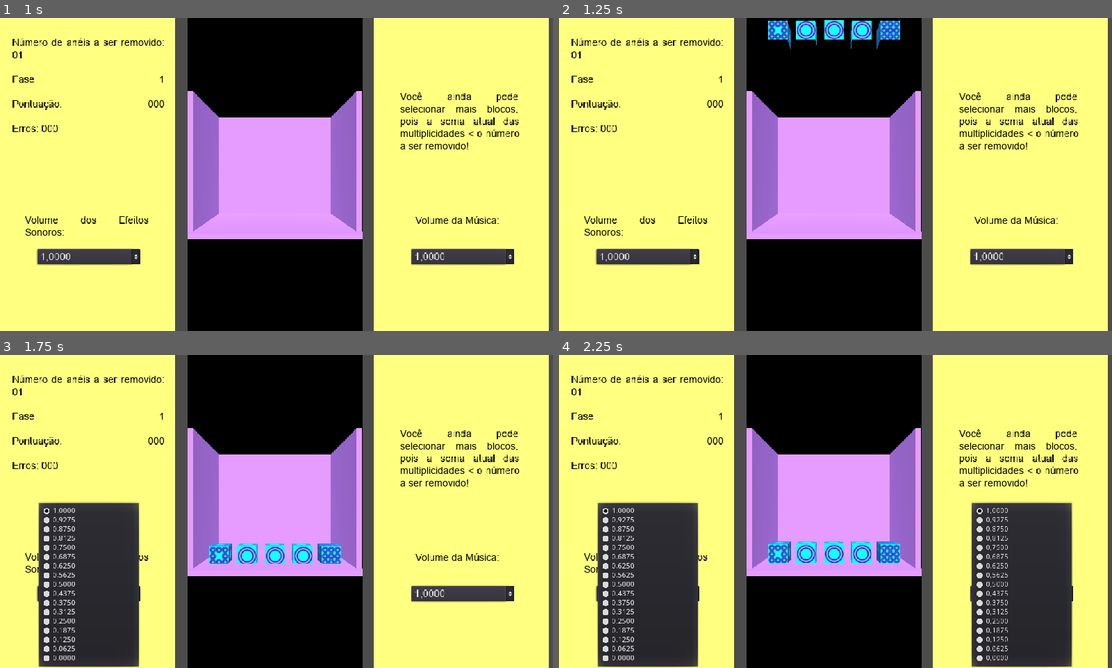
Above: before the commit, frames 1-4 (two rows, left to right).
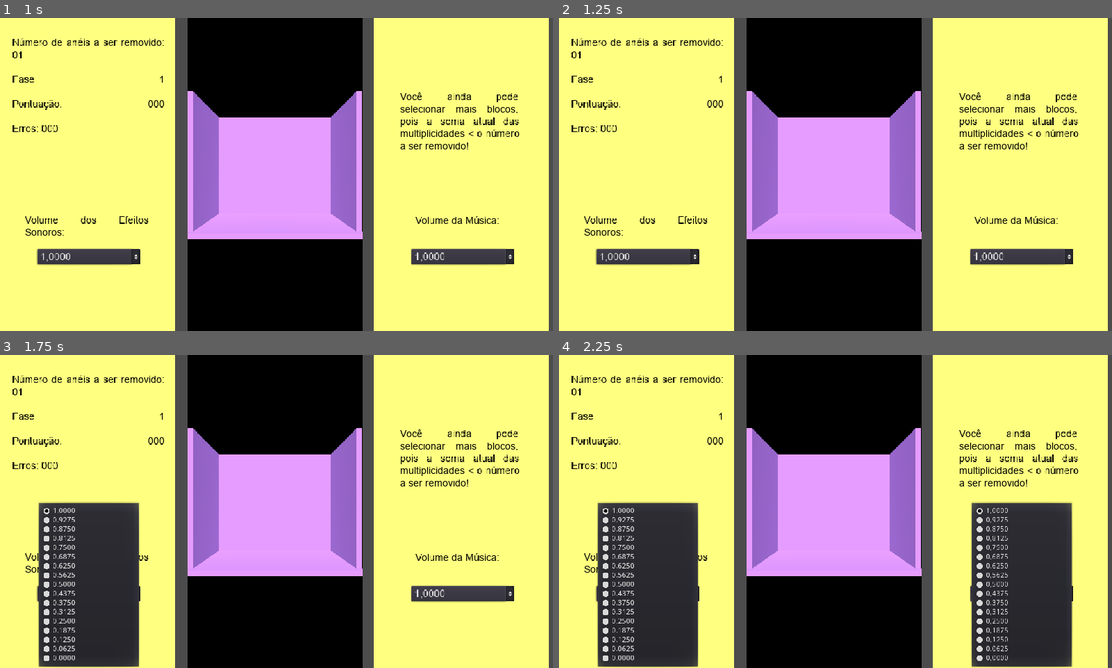
Above: after the commit, the same moments.

Repository: tautologias345/math_blocks
Game: Godot game, scene res://scenes/Menu.tscn
Two runs of this game, one before a commit and one after it. Both use one fixed random seed, a clock stepped at 60 frames per second and the inputs below.
Inputs:
- Up to frame 1 (1 s): click "Jogar" at 0.5 s
- Up to frame 2 (1.25 s): no input
- Up to frame 3 (1.75 s): click "1,0000" at 1.25 s
- Up to frame 4 (2.25 s): click "1,0000" at 2 s

Frame 1 is identical in both runs. In frame 2, 1.2% of the frame differs, in the area x 37-62%, y 0-10%; in frame 3, 1.2%; in frame 4, 1.4%, in the area x 37-62%, y 59-67%.

Commit message:
Atualizando

Diff:
--- a/scripts/Jogo.gd
+++ b/scripts/Jogo.gd
@@ -22,6 +22,7 @@
 var erros = 0
 var info_text = "" #alterar a informação do jogo com a formatação adequada
 
+
 # entra na cena
 # Called when the node enters the scene tree for the first time.
 func _ready():
@@ -29,11 +30,6 @@
 	var contador = 0
 	while contador < 25:
 		get_node(nodos[contador]).blocos_queda.append_array([0, 1, 2, 3, 4])
-		contador += 1
-	contador = 0
-	while contador < 25:
-		if contador in get_node(nodos[contador]).blocos_queda:
-			get_node(nodos[contador]).mode = RigidBody.MODE_RIGID
 		contador += 1
 	var materiais = []
 	contador = 0
@@ -139,6 +135,15 @@
 			else:
 				info_text = "Número de anéis a ser removido: " + str(numero_aneis_requerido) + "\n\nFase " + str(fase) + "\n\nPontuação: " + str(pontuacao) + "\n\nErros: " + str(erros)
 	get_node("/root/ViewportTriplo/CanvasLayer/GridContainer/ViewportContainer1/Viewport1/FundoEsq/Info").set_text(info_text)
+	var contador1 = 0
+	var contador2 = 0
+	while contador1 < 25:
+		while get_node(nodos[contador1]).blocos_queda.size() > 5:
+			get_node(nodos[contador1]).blocos_queda.remove(5)
+		if contador2 in get_node(nodos[contador1]).blocos_queda:
+			get_node(nodos[contador2]).mode = RigidBody.MODE_RIGID
+		contador1 += 1
+		contador2 += 1
 
 
 # ordena um vetor aleatoriamente
@@ -229,45 +234,48 @@
 # chamado quando o jogador pressiona qualquer controle
 func _input(event):
 	if event is InputEventMouseButton && event.is_pressed() && event.button_index == BUTTON_LEFT && get_node("/root/Viewpo …(357 unchanged characters)…
+		var contador = 0
 		if get_node(self.caminho_borda_verde).visible:
 			get_node("/root/ViewportTriplo/CanvasLayer/GridContainer/ViewportContainer1/Viewport1/FundoEsq/SFXStream").stream = load("res://sfx/desseleciona um bloco.ogg")
 			get_node("/root/ViewportTriplo/CanvasLayer/GridContainer/ViewportContainer1/Viewport1/FundoEsq/SFXStream").play()
 			get_node(self.caminho_borda_verde).hide()
-			numero_aneis_selecionados -= self.multiplicidade
+			while contador < 25:
+				get_node(nodos[contador]).numero_aneis_selecionados -= self.multiplicidade
+				contador += 1
 		else:
 			get_node("/root/ViewportTriplo/CanvasLayer/GridContainer/ViewportContainer1/Viewport1/FundoEsq/SFXStream").stream = load("res://sfx/seleciona um bloco.ogg")
 			get_node("/root/ViewportTriplo/CanvasLayer/GridContainer/ViewportContainer1/Viewport1/FundoEsq/SFXStream").play()
 			get_node(self.caminho_borda_verde).show()
-			numero_aneis_selecionados += self.multiplicidade
+			while contador < 25:
+				get_node(nodos[contador]).numero_aneis_selecionados += self.multiplicidade
+				contador += 1
 		if numero_aneis_selecionados > numero_aneis_requerido: #caem imediatamente os blocos
 			get_node("/root/ViewportTriplo/CanvasLayer/GridContainer/ViewportContainer3/Viewport3/FundoDir/TimerResult").stop()
 			get_node(self.caminho_borda_verde).hide()
 			get_node("/root/ViewportTriplo/CanvasLayer/GridContainer/ViewportContainer1/Viewport1/FundoEsq/SFXStream").stream = load("res://sfx/caem blocos topo.ogg")
 			get_node("/root/ViewportTriplo/CanvasLayer/GridContainer/ViewportContainer1/Viewport1/FundoEsq/SFXStream").play()
-			var contador = 0
+			contador = 0
 			while contador < 25:
 				if get_node(nodos[contador]).pode_selecionar && get_node(nodos[contador]).linhas_inteiras():
-					if get_node(nodos[contador]).linha == 4:
+					if get_node(nodos[contador]).numero_linhas() == 4:
 						get_node(nodos[contador]).blocos_queda.clear()
 						get_node(nodos[contador]).blocos_queda.append_array([20, 21, 22, 23, 24])
-					elif get_node(nodos[contador]).linha == 3:
+					elif get_node(nodos[contador]).numero_linhas() == 3:
 						get_node(nodos[contador]).blocos_queda.clear()
 						get_node(nodos[contador]).blocos_queda.append_array([15, 16, 17, 18, 19])
-					elif get_node(nodos[contador]).linha == 2:
+					elif get_node(nodos[contador]).numero_linhas() == 2:
 						get_node(nodos[contador]).blocos_queda.clear()
 						get_node(nodos[contador]).blocos_queda.append_array([10, 11, 12, 13, 14])
-					elif get_node(nodos[contador]).linha == 1:
+					elif get_node(nodos[contador]).numero_linhas() == 1:
 						get_node(nodos[contador]).blocos_queda.clear()
 						get_node(nodos[contador]).blocos_queda.append_array([5, 6, 7, 8, 9])
 				contador += 1
 			contador = 0
 			while contador < 25:
-				if contador in get_node(nodos[contador]).blocos_queda:
-					get_node(nodos[contador]).mode = RigidBody.MODE_RIGID
-				contador += 1
-			erros += 1
-			numero_aneis_selecionados = 0
-			numero_aneis_requerido = randi() % 28 + 1 #número aleatório de 1 a 28
+				get_node(nodos[contador]).erros += 1
+				get_node(nodos[contador]).numero_aneis_selecionados = 0
+				get_node(nodos[contador]).numero_aneis_requerido = randi() % 28 + 1 #número aleatório de 1 a 28
+				contador += 1
 			get_node("/root/ViewportTriplo/CanvasLayer/GridContainer/ViewportContainer3/Viewport3/FundoDir/Result").text = "Que pena! Você selecionou blocos com a soma das multiplicidades > o número a ser removido! Então imediatamente o jogo adicionou mais blocos à tela!"
 			get_node("/root/ViewportTriplo/CanvasLayer/GridContainer/ViewportContainer1/Viewport1/FundoEsq/SFXStream").stream = load("res://sfx/erro selecao maior que requerido.ogg")
 			get_node("/root/ViewportTriplo/CanvasLayer/GridContainer/ViewportContainer1/Viewport1/FundoEsq/SFXStream").play()
@@ -279,7 +287,7 @@
 				get_node(self.caminho_borda_verde).hide()
 				self.translation = Vector3(0, 0, 0)
 				self.pode_selecionar = false
-			var contador = 0
+			contador = 0
 			while contador < 25:
 				get_node(nodos[contador]).blocos_queda.clear()
 				contador += 1
@@ -308,14 +316,20 @@
 								get_node(nodos[contador_queda4]).blocos_queda.append(contador_queda2)
 							contador_queda4 += 1
 				contador_queda2 += 1
-			pontuacao += numero_aneis_selecionados
+			contador = 0
+			while contador < 25:
+				get_node(nodos[contador]).pontuacao += numero_aneis_selecionados
+				contador += 1
 			get_node("/root/ViewportTriplo/CanvasLayer/GridContainer/ViewportContainer2/Viewport2/Jogo/TimerJogo").stop() #para de contar os 10 segundos da queda dos blocos
 			get_node("/root/ViewportTriplo/CanvasLayer/GridContainer/ViewportContainer3/Viewport3/FundoDir/Result").text = "Parabéns! Você fechou a seleção dos blocos com a soma das multiplicidades = o número a ser removido! Então você removeu os blocos selecionados!"
 			get_node("/root/ViewportTriplo/CanvasLayer/GridContainer/ViewportContainer3/Viewport3/FundoDir/TimerResult").start() #inicia a contagem de 5 segundos da frase de resultado
 			get_node("/root/ViewportTriplo/CanvasLayer/GridContainer/ViewportContainer1/Viewport1/FundoEsq/SFXStream").stream = load("res://sfx/elimina blocos selecionados.ogg")
 			get_node("/root/ViewportTriplo/CanvasLayer/GridContainer/ViewportContainer1/Viewport1/FundoEsq/SFXStream").play()
-			numero_aneis_selecionados = 0
-			numero_aneis_requerido = randi() % 28 + 1
+			contador = 0
+			while contador < 25:
+				get_node(nodos[contador]).numero_aneis_selecionados = 0
+				get_node(nodos[contador]).numero_aneis_requerido = randi() % 28 + 1
+				contador += 1
 			#removeu todos os blocos da tela para passar de fase
 			contador = 0
 			var tela_vazia = false
@@ -327,6 +341,10 @@
 			if tela_vazia:
 				get_node("/root/ViewportTriplo/CanvasLayer/GridContainer/ViewportContainer2/Viewport2/Jogo/TimerJogo").stop()
 				get_node("/root/ViewportTriplo/CanvasLayer/GridContainer/ViewportContainer3/Viewport3/FundoDir/Result").text = "Parabéns! Você removeu todos os blocos da tela do jogo! Então você passou para a fase seguinte! O jogo agora fica um pouco mais difícil!"
+				contador = 0
+				while contador < 25:
+					get_node(nodos[contador]).fase += 1
+					contador += 1
 				fase += 1
 				get_node("/root/ViewportTriplo/CanvasLayer/GridContainer/ViewportContainer3/Viewport3/FundoDir/TimerResult").start()
 				get_node("/root/ViewportTriplo/CanvasLayer/GridContainer/ViewportContainer1/Viewport1/FundoEsq/SFXStream").stream = load("res://sfx/elimina todos blocos tela passa fase.ogg")
--- a/scripts/Tempo.gd
+++ b/scripts/Tempo.gd
@@ -27,23 +27,18 @@
 	var contador = 0
 	while contador < 25:
 		if get_node(nodos[contador]).pode_selecionar && get_node(nodos[contador]).linhas_inteiras():
-			if get_node(nodos[contador]).linha == 4:
+			if get_node(nodos[contador]).numero_linhas() == 4:
 				get_node(nodos[contador]).blocos_queda.clear()
 				get_node(nodos[contador]).blocos_queda.append_array([20, 21, 22, 23, 24])
-			elif get_node(nodos[contador]).linha == 3:
+			elif get_node(nodos[contador]).numero_linhas() == 3:
 				get_node(nodos[contador]).blocos_queda.clear()
 				get_node(nodos[contador]).blocos_queda.append_array([15, 16, 17, 18, 19])
-			elif get_node(nodos[contador]).linha == 2:
+			elif get_node(nodos[contador]).numero_linhas() == 2:
 				get_node(nodos[contador]).blocos_queda.clear()
 				get_node(nodos[contador]).blocos_queda.append_array([10, 11, 12, 13, 14])
-			elif get_node(nodos[contador]).linha == 1:
+			elif get_node(nodos[contador]).numero_linhas() == 1:
 				get_node(nodos[contador]).blocos_queda.clear()
 				get_node(nodos[contador]).blocos_queda.append_array([5, 6, 7, 8, 9])
-		contador += 1
-	contador = 0
-	while contador < 25:
-		if contador in get_node(nodos[contador]).blocos_queda:
-			get_node(nodos[contador]).mode = RigidBody.MODE_RIGID
 		contador += 1
 	get_node("/root/ViewportTriplo/CanvasLayer/GridContainer/ViewportContainer3/Viewport3/FundoDir/Result").text = "Que pena! Você esperou 10 segundos após a última adição dos blocos na tela! Então o jogo adicionou mais blocos à tela!"
 	get_node("/root/ViewportTriplo/CanvasLayer/GridContainer/ViewportContainer3/Viewport3/FundoDir/TimerResult").start() #inicia a contagem dos 10 segundos
